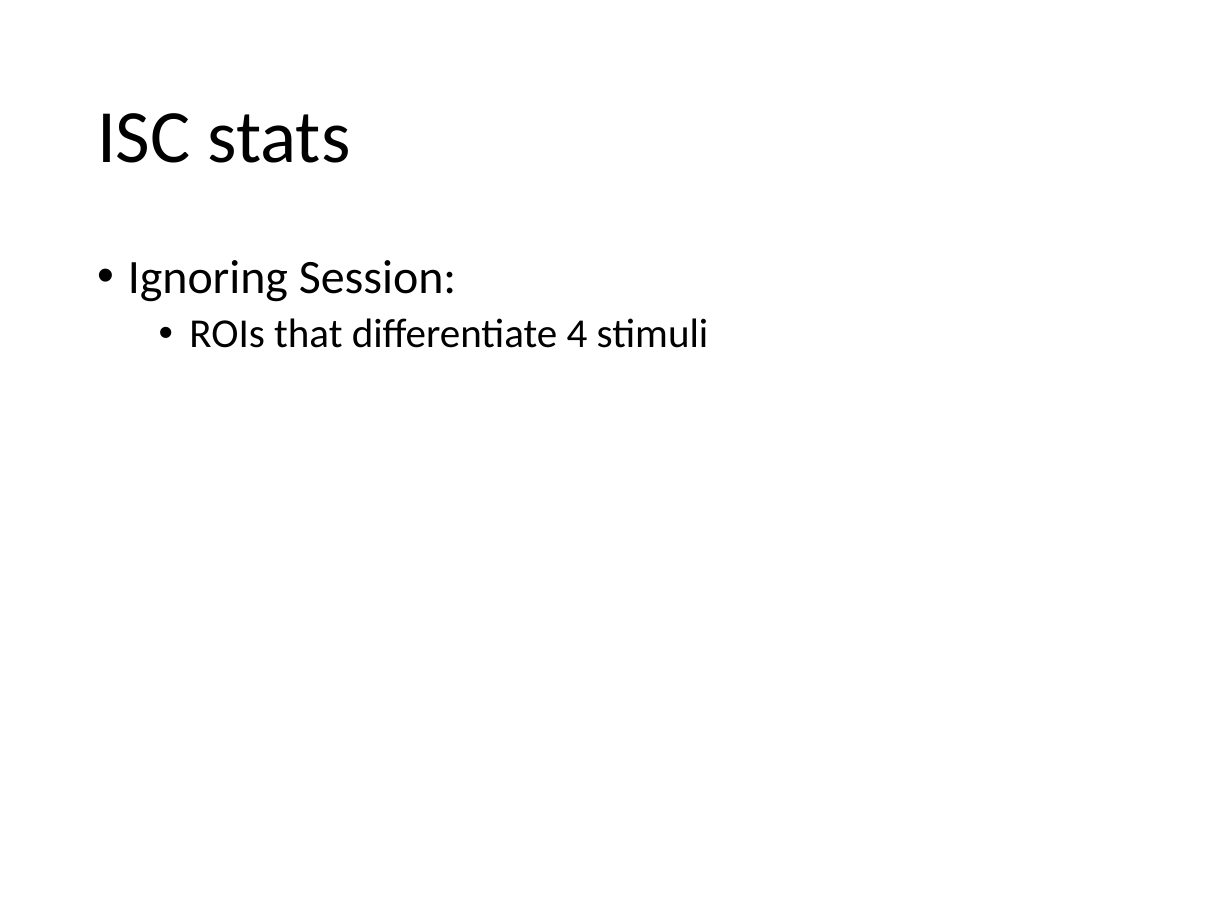
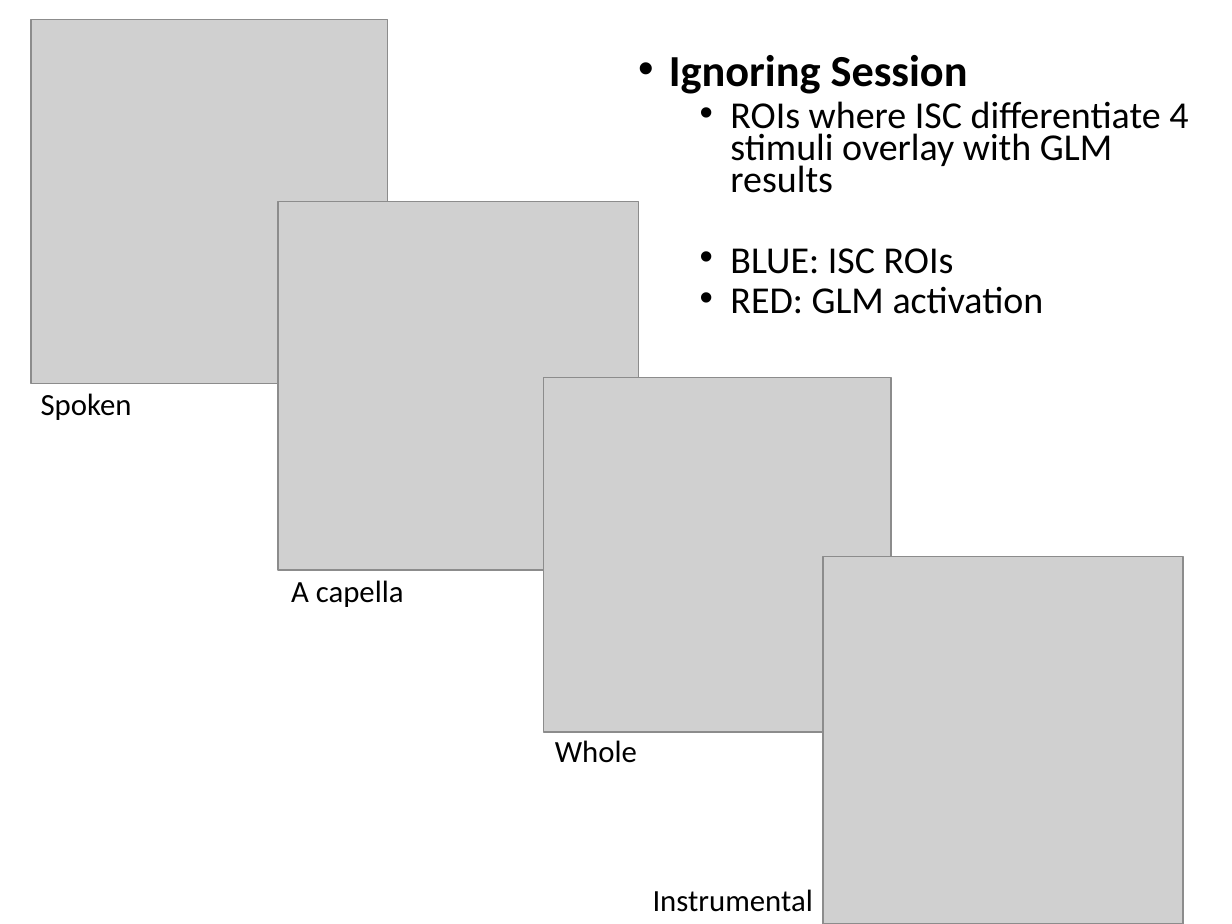
Before and after one commit to asternin/PhDProject, a slide deck: slide 5 of Meetings/2019.04.24-ISCSummary-JessAdrianBobbyMeeting.pptx. Drawn at 1232x924 pixels with LibreOffice and Linux fonts; fonts in the diff are those of the drawing; grey boxes stand for pictures. Boxes give left, top, right and bottom in pixels: in the first picture for what was removed or moved away, otherwise in the second. Text is boxed around its words. In the diff, an @@ line names an element or a change of style, - is before the commit and + after.

```diff
--- a/Meetings/2019.04.24-ISCSummary-JessAdrianBobbyMeeting.pptx
+++ b/Meetings/2019.04.24-ISCSummary-JessAdrianBobbyMeeting.pptx
@@ picture added at (31, 20, 388, 384) @@
@@ text at (669, 55, 1188, 314): text changed; size 24 to 22.2 pt @@
-• Ignoring Session:
-  • ROIs that differentiate 4 stimuli
+• Ignoring Session
+  • ROIs where ISC differentiate 4 stimuli overlay with GLM results
+  • BLUE: ISC ROIs
+  • RED: GLM activation
@@ title removed at (97, 113, 351, 163) @@
-ISC stats
@@ picture added at (278, 202, 639, 570) @@
@@ picture added at (543, 377, 891, 732) @@
@@ text added at (41, 393, 132, 420), 18 pt, text #000000 @@
+Spoken
@@ picture added at (823, 557, 1183, 924) @@
@@ text added at (291, 580, 404, 607), 18 pt, text #000000 @@
+A capella
@@ text added at (555, 740, 637, 763), 18 pt, text #000000 @@
+Whole
@@ text added at (653, 889, 813, 912), 18 pt, text #000000 @@
+Instrumental
```
Also in this commit, not shown: 2 other slides changed, 7 slides added, 3 slides removed.
